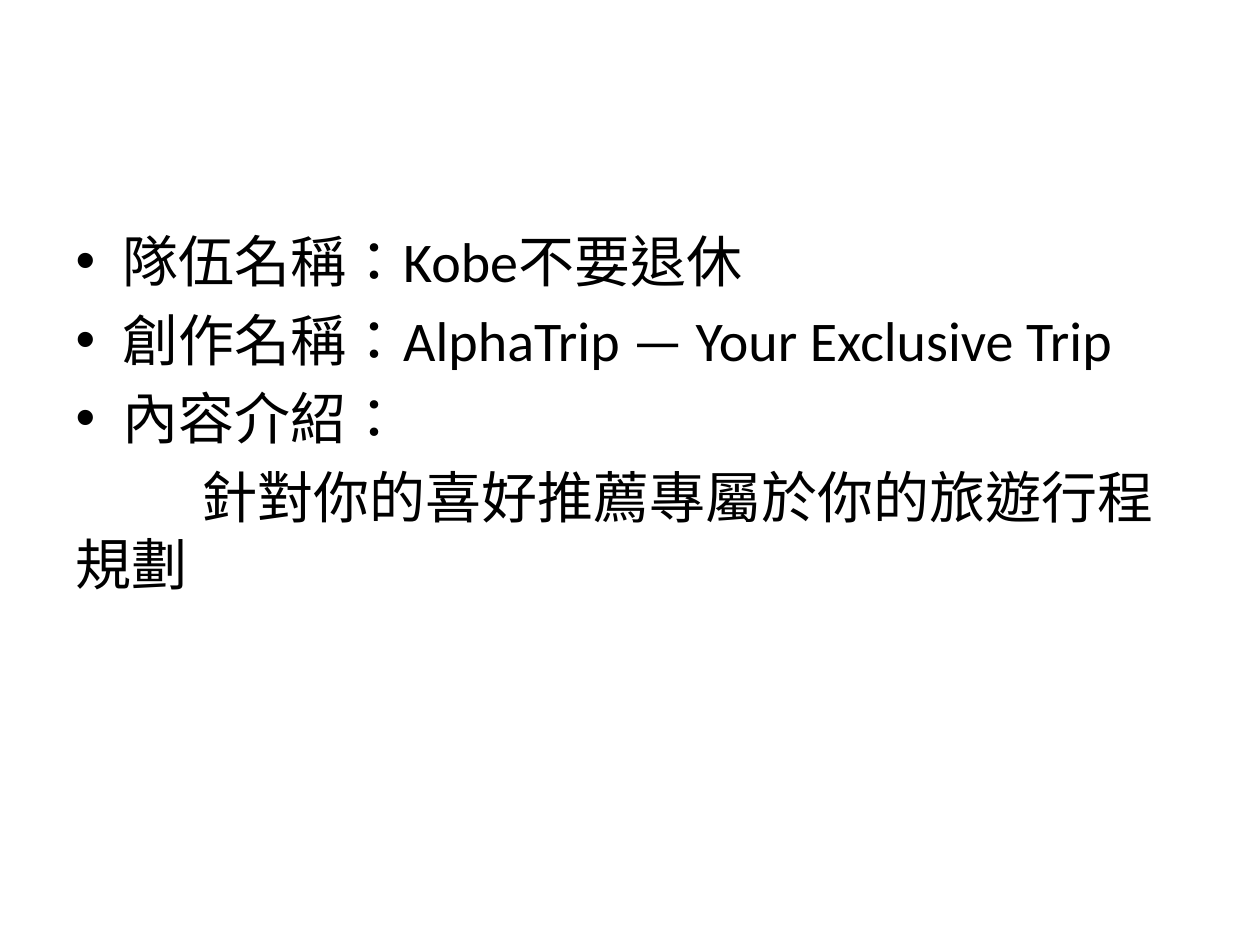
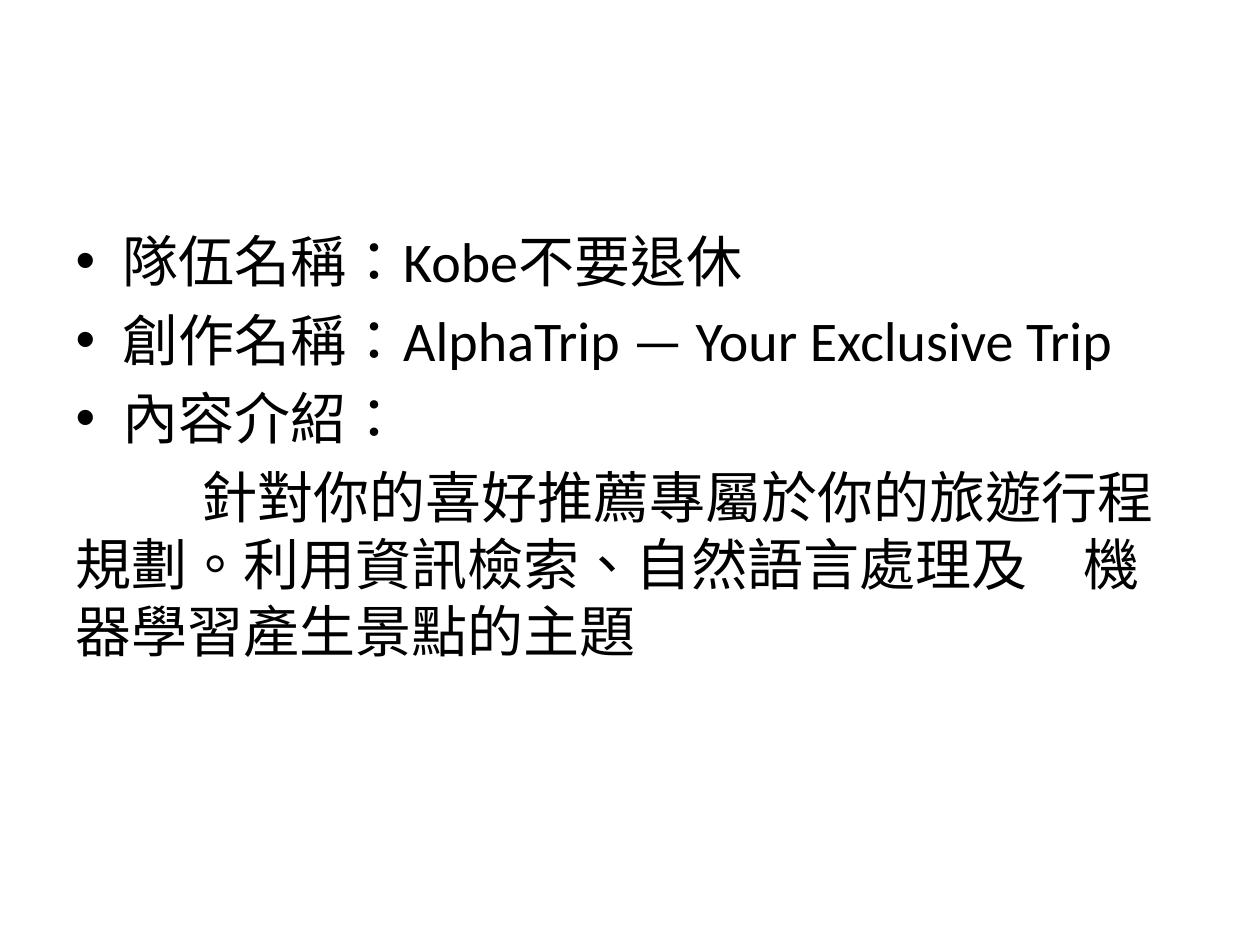
Before and after one commit to behappycc/bdhackathon, a slide deck: slide 1 of ppt/abstract.pptx (slide 2 before the commit). Drawn at 1260x945 pixels with LibreOffice and Linux fonts; fonts in the diff are those of the drawing. Boxes give left, top, right and bottom in pixels: in the first picture for what was removed or moved away, otherwise in the second. Text is boxed around its words. In the diff, an @@ line names an element or a change of style, - is before the commit and + after.

```diff
--- a/ppt/abstract.pptx
+++ b/ppt/abstract.pptx
@@ text at bbox=[76, 471, 1154, 657]: text changed @@
-針對你的喜好推薦專屬於你的旅遊行程 規劃
+針對你的喜好推薦專屬於你的旅遊行程 規劃。利用資訊檢索、自然語言處理及 機器學習產生景點的主題
```
Also in this commit, not shown: 1 slide removed.
